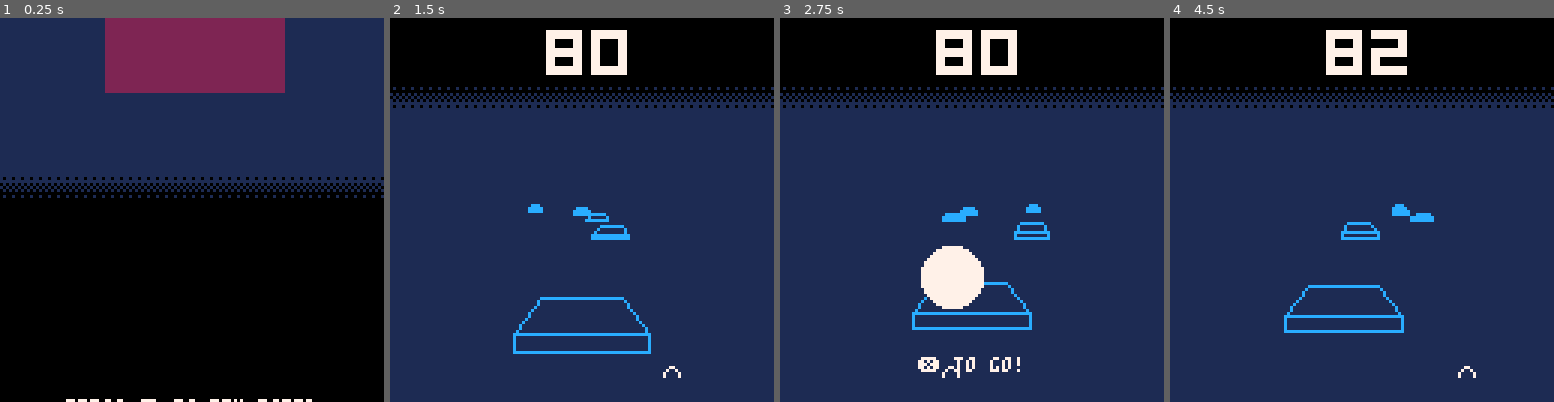
Above: before the commit, frames 1-4 (left to right).
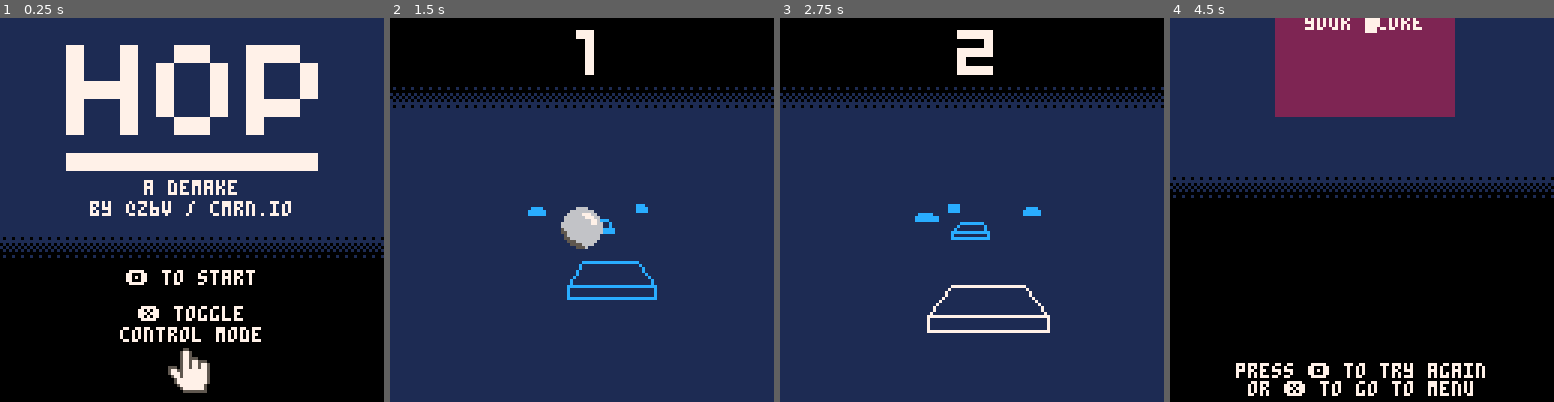
Above: after the commit, the same moments.

Repository: cbrwn/pico8carts
Game: PICO-8 cartridge hop.p8
Two runs of this game, one before a commit and one after it. Both use one fixed random seed, a clock stepped at 60 frames per second and the inputs below.
Inputs (mouse positions are in pixels of both pictures, inside the frame that each line leads up to):
- Up to frame 1 (0.25 s): no input
- Up to frame 2 (1.5 s): tap X (X key) at 0.33, 1.07 s; click (670, 121) at 0.67 s; tap O (Z key) at 0.7 s; click (436, 267) at 1.22 s
- Up to frame 3 (2.75 s): hold Right 1.6-2.1 s; tap O (Z key) at 1.7, 2.1, 2.5 s; click (887, 114) at 1.77 s; tap X (X key) at 1.85 s; click (952, 259) at 2.32 s; hold Right from 2.47 s (still down)
- Up to frame 4 (4.5 s): click (1404, 106) at 2.87 s; tap O (Z key) every 0.4 s from 2.9 to 4.1 s; tap X (X key) at 2.97, 4.08 s; release Right at 3.03 s; hold Left 3.08-3.58 s; click (1465, 256) at 3.42 s; click (1231, 102) at 3.97 s; hold Right from 4.02 s (still down)

The runs differ from the first frame. In frame 1, 35% of the frame differs, in the area x 0-100%, y 0-100%; in frame 2, 4.4%; in frame 3, 6.2%; in frame 4, 79%.

Commit message:
ball looks better(?)

Diff:
--- a/hop.p8
+++ b/hop.p8
@@ -39,9 +39,6 @@
 	end
 
 	starttexty = 130
-
-	gamestate=2
- score = 80
 
 	-- gameover screen stuff
 	goscreen={sx=35,sy=-100,ox=64,oy=200,ty=-100, mx=300}
@@ -67,7 +64,8 @@
 	end
 
 	-- todo: make ball pretty
-	circfill(ball.x, ball.y, ball.s, ball.c)
+	--circfill(ball.x, ball.y, ball.s, ball.c)
+	sspr(104,0,16,16,ball.x - 8,ball.y-8)
 
 	if mousecontrol then
 		-- draw indicator under ball
@@ -306,7 +304,7 @@
 		if(btn(0))ball.x-=aspeed
 		if(btn(1))ball.x+=aspeed
 	else
-		ball.x = stat(32)
+		ball.x -= (ball.x - stat(32)) * 0.5
 	end
 end
 
@@ -338,6 +336,8 @@
 -- approximates what it should look like
 function drawplatform(p)
 	if(p.d <= 0.01) return
+	-- turn white once we're bounced on
+	if(p.d < destpos)p.c=7
 	local persp = 0.6
 	local fwidth = (1/p.d) * p.s
 	local bwidth = fwidth * persp
@@ -453,20 +453,20 @@
 end
 __gfx__
 0000000000000000111111100000055000000000000000000000000000000000000000000000000000000000000000000a000000000000000000000000000000
-000000000000000011111110000057750000000007777777777777700777777777777770009999000066660000444400a7a00000000000000000000000000000
-0070070000077000111111100000577500000000070000000000007007000000000000700999aa9006667760044499400a000000000000000000000000000000
-00077000007007001111111000005775550000000700000000000070070000000000007009999a90066667600444494000000000000000000000000000000000
-00077000070000701111111000005775775550000700000700000070070000007000007009999990066666600444444000000000000000000000000000000000
-00700700070000701111111000005775775775000700007700000070070000007700007009999990066666600444444000000000000000000000000000000000
-00000000000000001111111055505775775775000700077700000070070000007770007000999900006666000044440000000000000000000000000000000000
-00000000000000001111111057755777777775000700777777700070070007777777007000000000000000000000000000000000000000000000000000000000
-00000000000000001111110057775777777775000700777777700070070007777777007000000000000000000000000000000000000000000000000000000000
-07007007700777001111110005775777777775000700077700000070070000007770007000000000000000000000000000000000000000000000000000000000
-07007070070700701011010000577777777775000700007700000070070000007700007000000000000000000000000000000000000000000000000000000000
-07777070070700701111110000577777777775000700000700000070070000007000007000000000000000000000000000000000000000000000000000000000
-07007070070777000101010000057777777750000700000000000070070000000000007000000000000000000000000000000000000000000000000000000000
-07007007700700001010100000005777777750000700000000000070070000000000007000000000000000000000000000000000000000000000000000000000
-00000000000000000101010000000555555550000777777777777770077777777777777000000000000000000000000000000000000000000000000000000000
+000000000000000011111110000057750000000007777777777777700777777777777770009999000066660000444400a7a00000000000666600000000000000
+0070070000077000111111100000577500000000070000000000007007000000000000700999aa9006667760044499400a000000000066666666000000000000
+00077000007007001111111000005775550000000700000000000070070000000000007009999a90066667600444494000000000000666667776600000000000
+00077000070000701111111000005775775550000700000700000070070000007000007009999990066666600444444000000000006666666777660000000000
+00700700070000701111111000005775775775000700007700000070070000007700007009999990066666600444444000000000006666666667760000000000
+00000000000000001111111055505775775775000700077700000070070000007770007000999900006666000044440000000000066666666667766000000000
+00000000000000001111111057755777777775000700777777700070070007777777007000000000000000000000000000000000066666666666666000000000
+00000000000000001111110057775777777775000700777777700070070007777777007000000000000000000000000000000000056666666666666000000000
+07007007700777001111110005775777777775000700077700000070070000007770007000000000000000000000000000000000055666666666666000000000
+07007070070700701011010000577777777775000700007700000070070000007700007000000000000000000000000000000000005666666666660000000000
+07777070070700701111110000577777777775000700000700000070070000007000007000000000000000000000000000000000005566666666660000000000
+07007070070777000101010000057777777750000700000000000070070000000000007000000000000000000000000000000000000555666666600000000000
+07007007700700001010100000005777777750000700000000000070070000000000007000000000000000000000000000000000000055556666000000000000
+00000000000000000101010000000555555550000777777777777770077777777777777000000000000000000000000000000000000000555600000000000000
 07777777777777700000000000000000000000000000000000000000000000000000000000000000000000000000000000000000000000000000000000000000
 00000000000000000100100000000000000000000000000000000000000000000000000000000000000000000000000000000000000000000000000000000000
 00000000000000000000000000000000000000000000000000000000000000000000000000000000000000000000000000000000000000000000000000000000
